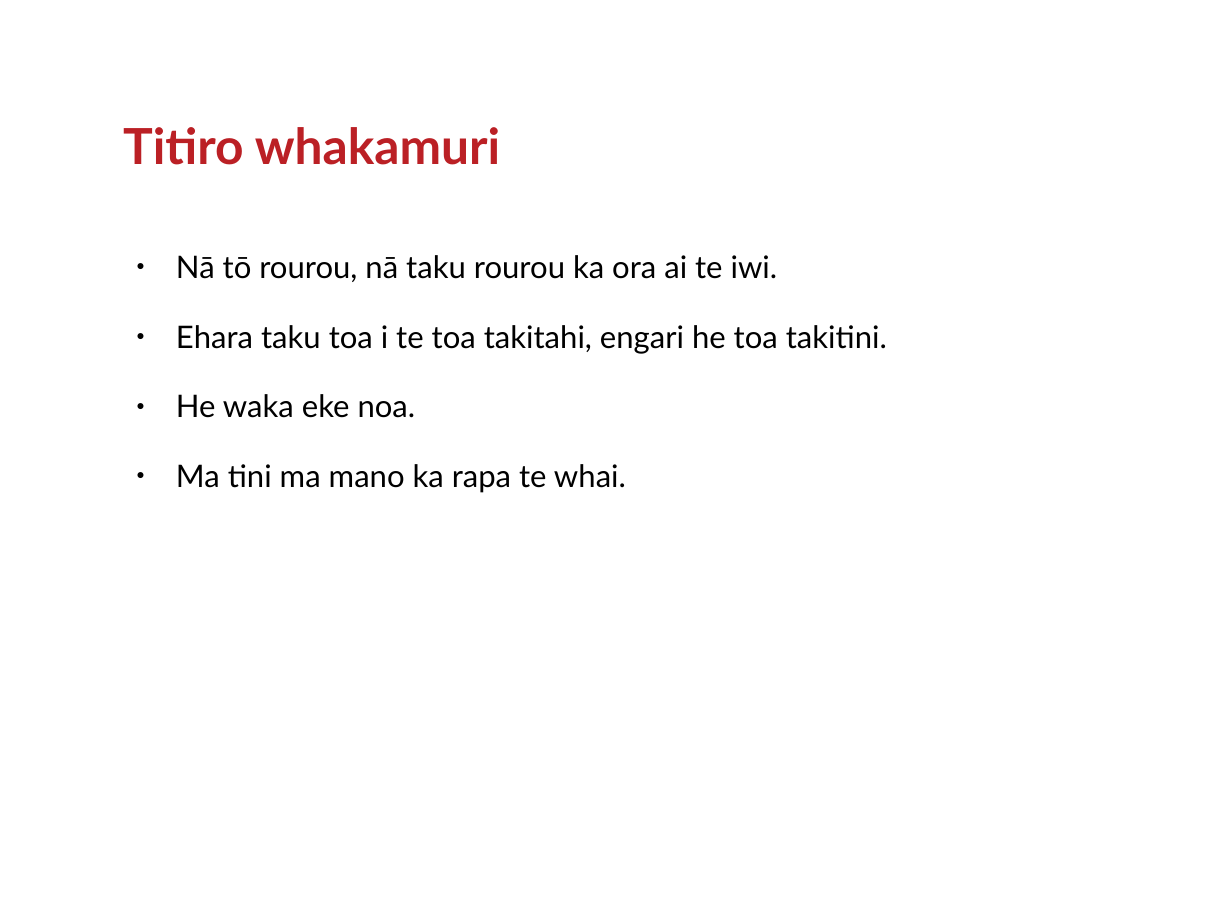
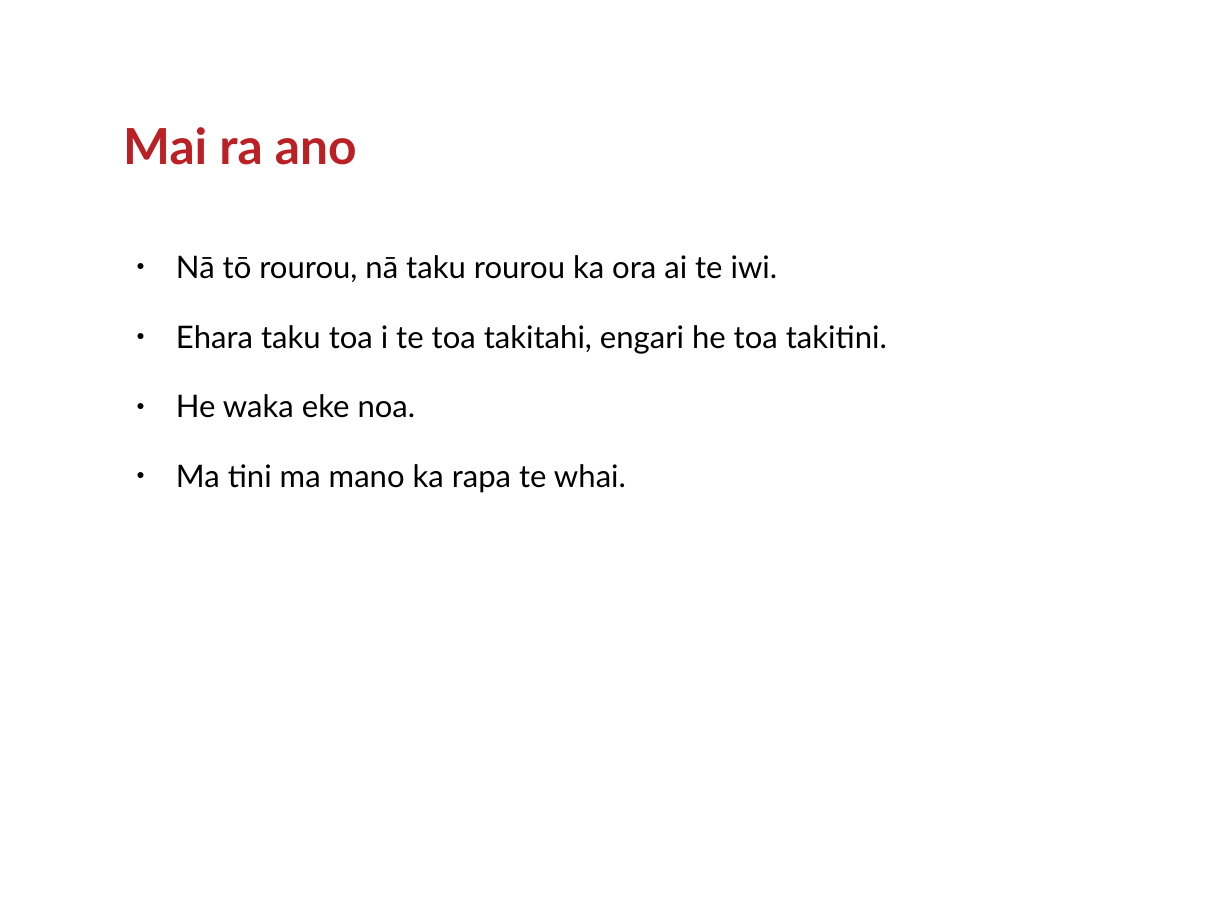
Before and after one commit to ranginui/presentation, a slide deck: slide 10 of digital_nati/floss.odp (slide 4 before the commit). Drawn at 1232x924 pixels with LibreOffice and Linux fonts; fonts in the diff are those of the drawing; background and template pictures are left out. Boxes give left, top, right and bottom in pixels: in the first picture for what was removed or moved away, otherwise in the second. Text is boxed around its words. In the diff, an @@ line names an element or a change of style, - is before the commit and + after.

```diff
--- a/digital_nati/floss.odp
+++ b/digital_nati/floss.odp
@@ title at [123, 127, 357, 165]: text changed @@
-Titiro whakamuri
+Mai ra ano
```
Also in this commit, not shown: 2 other slides changed, 8 slides added, 1 slide removed.
